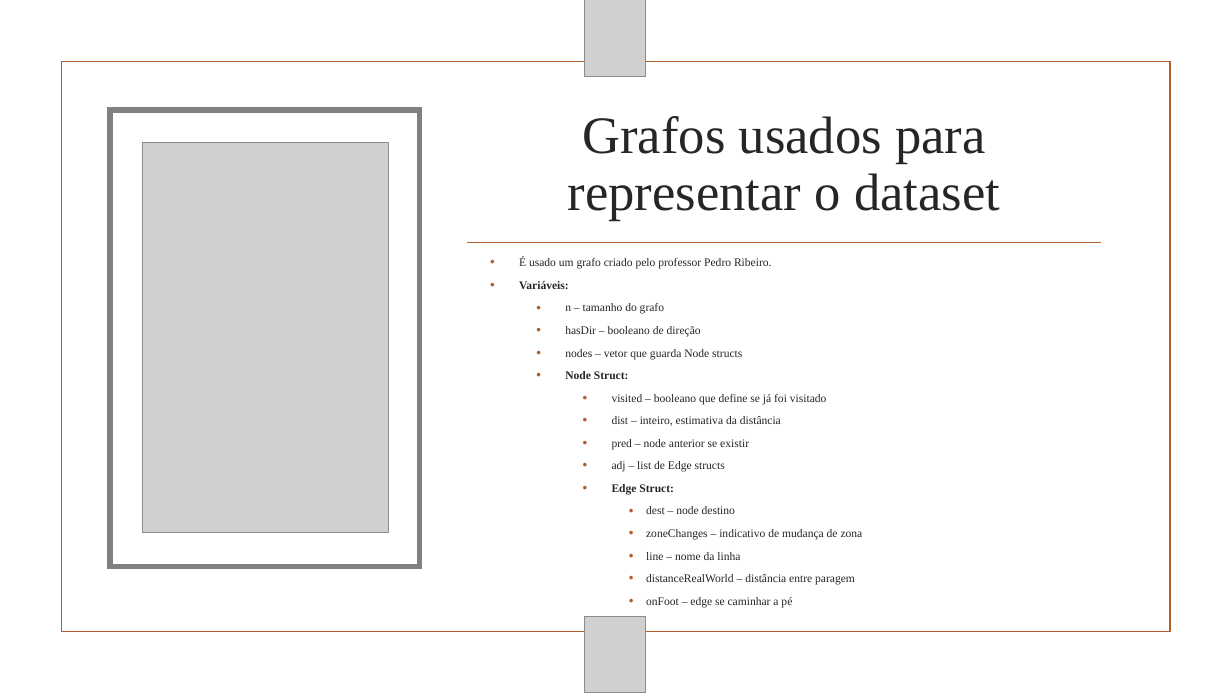
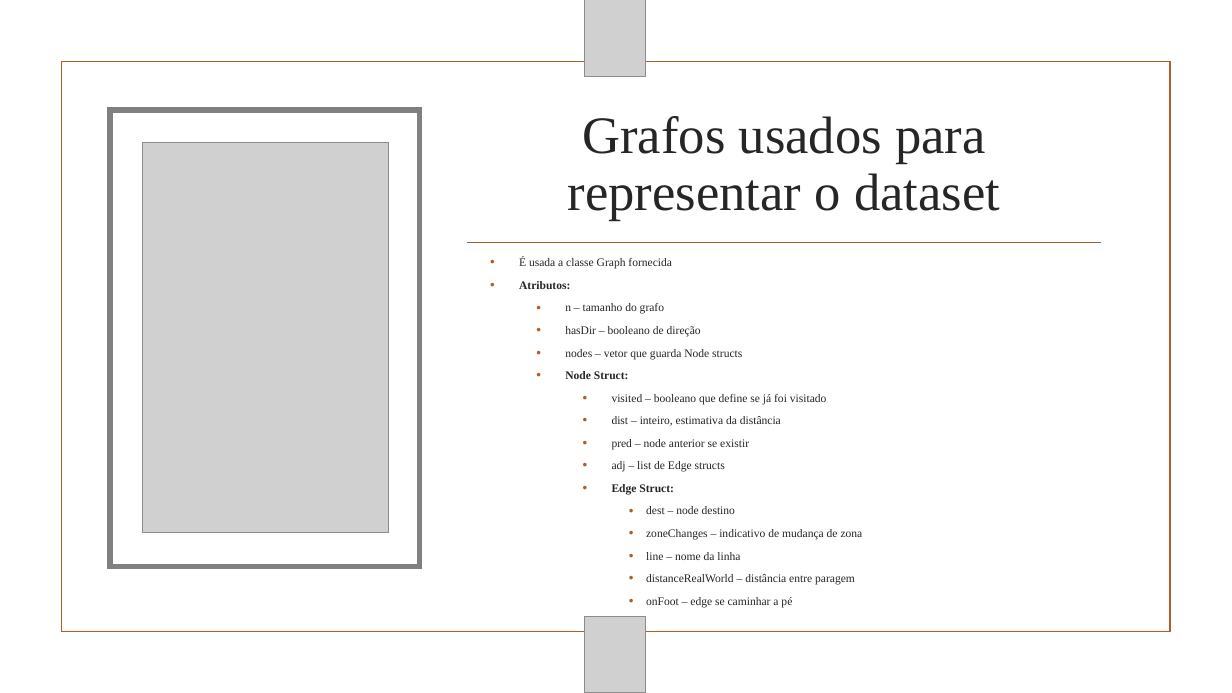
Before and after one commit to afs202005277/STCP-Pathfinder, a slide deck: slide 4 of Projeto2AED.pptx. Drawn at 1232x693 pixels with LibreOffice and Linux fonts; fonts in the diff are those of the drawing; grey boxes stand for pictures; background and template pictures are left out. Boxes give left, top, right and bottom in pixels: in the first picture for what was removed or moved away, otherwise in the second. Text is boxed around its words. In the diff, an @@ line names an element or a change of style, - is before the commit and + after.

```diff
--- a/Projeto2AED.pptx
+++ b/Projeto2AED.pptx
@@ text at (519,258,672,289): text changed @@
-• É usado um grafo criado pelo professor Pedro Ribeiro.
-• Variáveis:
+• É usada a classe Graph fornecida
+• Atributos:
```
Also in this commit, not shown: 4 other slides changed, 1 other file.
